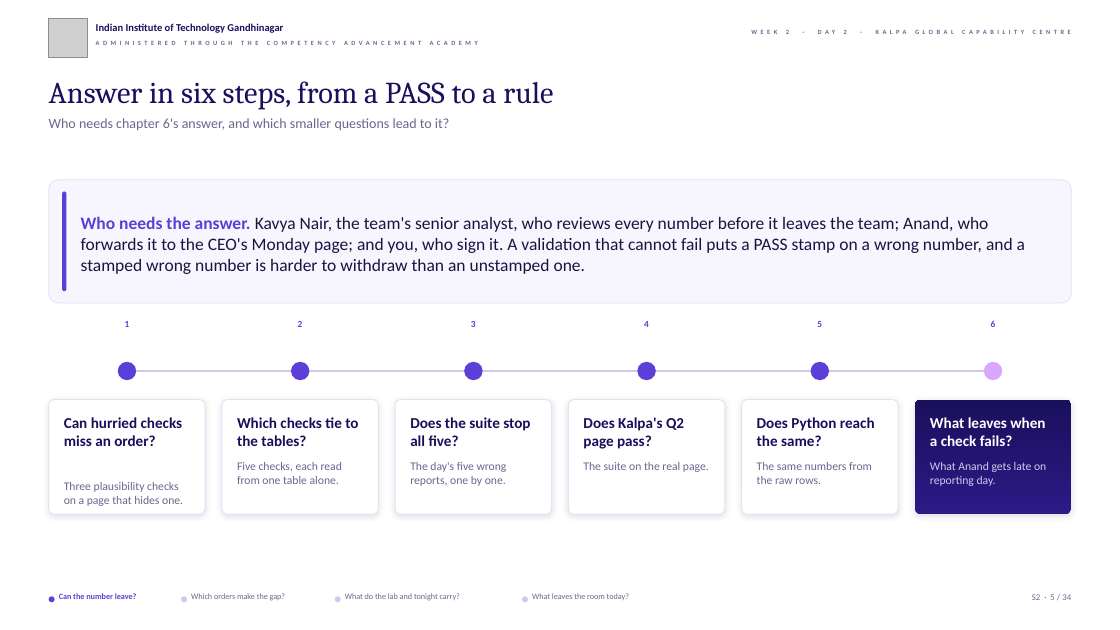
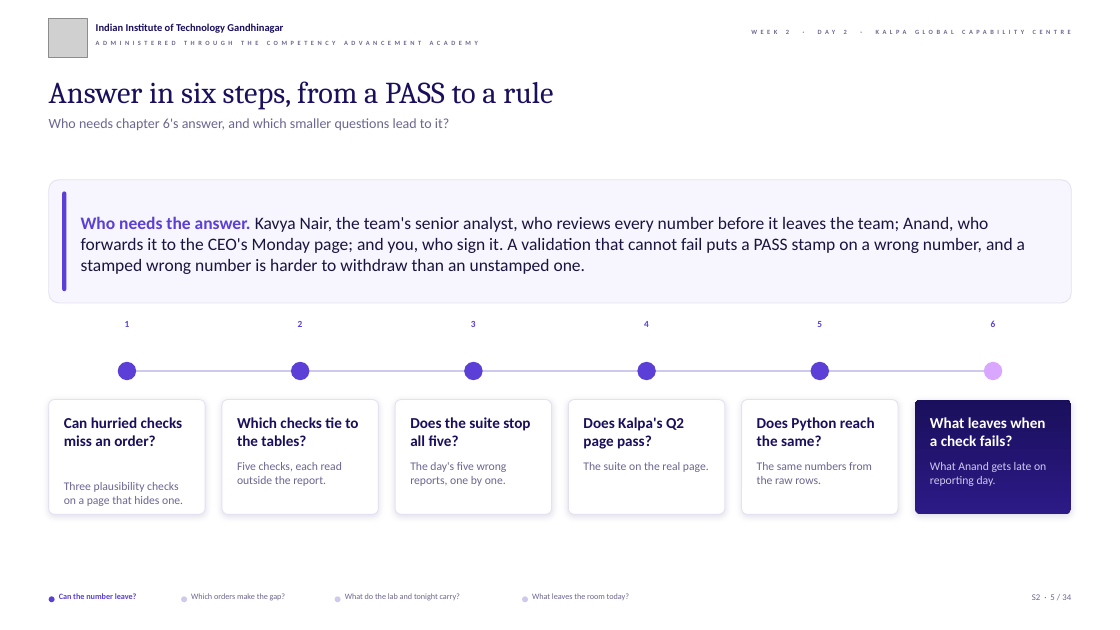
Before and after one commit to fde-academy-lab/c2-content-factory, a slide deck: slide 5 of content/W02/D2/slides/C2_W02_D02_half2_STUDENT.pptx. Drawn at 1120x630 pixels with LibreOffice and Linux fonts; fonts in the diff are those of the drawing; grey boxes stand for pictures; background and template pictures are left out. Boxes give left, top, right and bottom in pixels: in the first picture for what was removed or moved away, otherwise in the second. Text is boxed around its words. In the diff, an @@ line names an element or a change of style, - is before the commit and + after.

```diff
--- a/content/W02/D2/slides/C2_W02_D02_half2_STUDENT.pptx
+++ b/content/W02/D2/slides/C2_W02_D02_half2_STUDENT.pptx
@@ text at <box>237,462,342,486</box>: text changed @@
-Five checks, each read from one table alone.
+Five checks, each read outside the report.
```
Also in this commit, not shown: 4 other slides changed, 4 other files.
